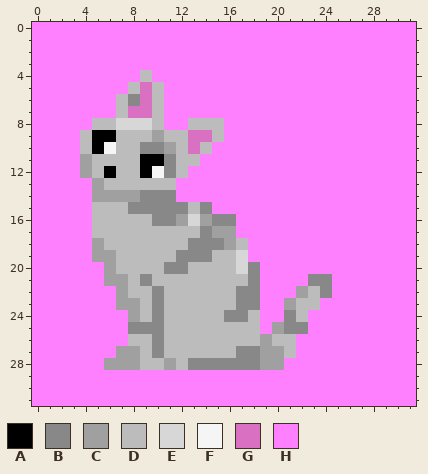
Pixel-art sprite, stored at Assets graphiques - 01/Top Items/cat.png. Above: the version before the commit.
The file is 32x32 pixels.
Palette (. is transparent): A #000000  B #888888  C #a0a0a0  D #bcbcbc  E #d7d7d7  F #f5f5f5  G #da70c1  H #ff80ff
Pixels before, first column x 0:
 0 HHHHHHHHHHHHHHHHHHHHHHHHHHHHHHHH
 1 HHHHHHHHHHHHHHHHHHHHHHHHHHHHHHHH
 2 HHHHHHHHHHHHHHHHHHHHHHHHHHHHHHHH
 3 HHHHHHHHHHHHHHHHHHHHHHHHHHHHHHHH
 4 HHHHHHHHHDHHHHHHHHHHHHHHHHHHHHHH
 5 HHHHHHHHDGDHHHHHHHHHHHHHHHHHHHHH
 6 HHHHHHHDBGDHHHHHHHHHHHHHHHHHHHHH
 7 HHHHHHHDGGDHHHHHHHHHHHHHHHHHHHHH
 8 HHHHHDDEEEDHHDDDHHHHHHHHHHHHHHHH
 9 HHHHDAADDDCDDGGDHHHHHHHHHHHHHHHH
10 HHHHDAFDDBBCDGDHHHHHHHHHHHHHHHHH
11 HHHHCDDDDAABDDHHHHHHHHHHHHHHHHHH
12 HHHHCDADDAFBDHHHHHHHHHHHHHHHHHHH
13 HHHHHCDDDDDDHHHHHHHHHHHHHHHHHHHH
14 HHHHHCCCCBBBHHHHHHHHHHHHHHHHHHHH
15 HHHHHDDDBBBBBDBHHHHHHHHHHHHHHHHH
16 HHHHHDDDDDBBCECBBHHHHHHHHHHHHHHH
17 HHHHHDDDDDDDDDBCCHHHHHHHHHHHHHHH
18 HHHHHCDDDDDDDBBBCDHHHHHHHHHHHHHH
19 HHHHHCCDDDDDBBBDDEHHHHHHHHHHHHHH
20 HHHHHHCDDDDBBDDDDEBHHHHHHHHHHHHH
21 HHHHHHCCDBDDDDDDDDBHHHHBBHHHHHHH
22 HHHHHHHCDDBDDDDDDBBHHHCDBHHHHHHH
23 HHHHHHHCCDBDDDDDDBBHHCDDHHHHHHHH
24 HHHHHHHHCDBDDDDDBBDHHBDHHHHHHHHH
25 HHHHHHHHBBBDDDDDDDDHCBBHHHHHHHHH
26 HHHHHHHHDDBDDDDDDDDCDDHHHHHHHHHH
27 HHHHHHHCCDBDDDDDDBBCCDHHHHHHHHHH
28 HHHHHHCCCDDCDBBBBBBCCHHHHHHHHHHH
29 HHHHHHHHHHHHHHHHHHHHHHHHHHHHHHHH
30 HHHHHHHHHHHHHHHHHHHHHHHHHHHHHHHH
31 HHHHHHHHHHHHHHHHHHHHHHHHHHHHHHHH
Now the later version:
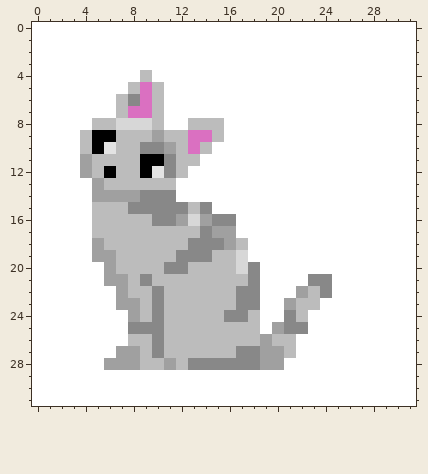
The edit:
colour F: #f5f5f5 -> #e3e3e3
colour H: #ff80ff -> #ffffff
Pixel boxes of the changes (left, top, right, bottom) in both pictures:
changed: (32, 22, 416, 406)
